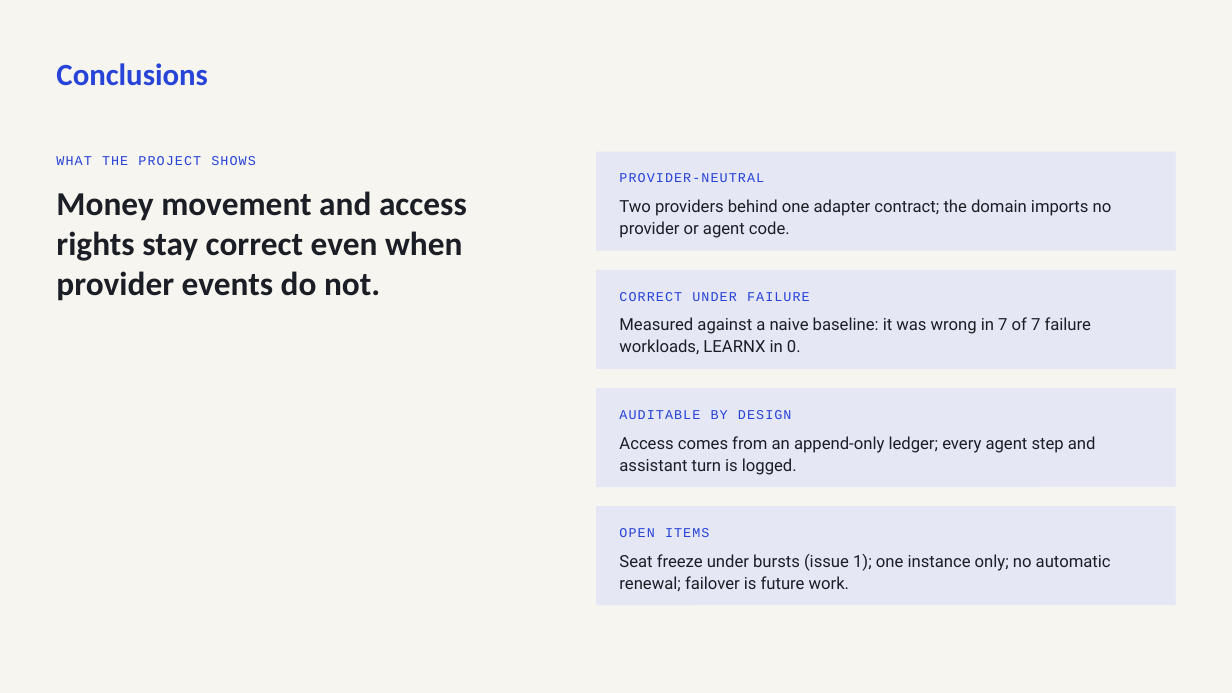
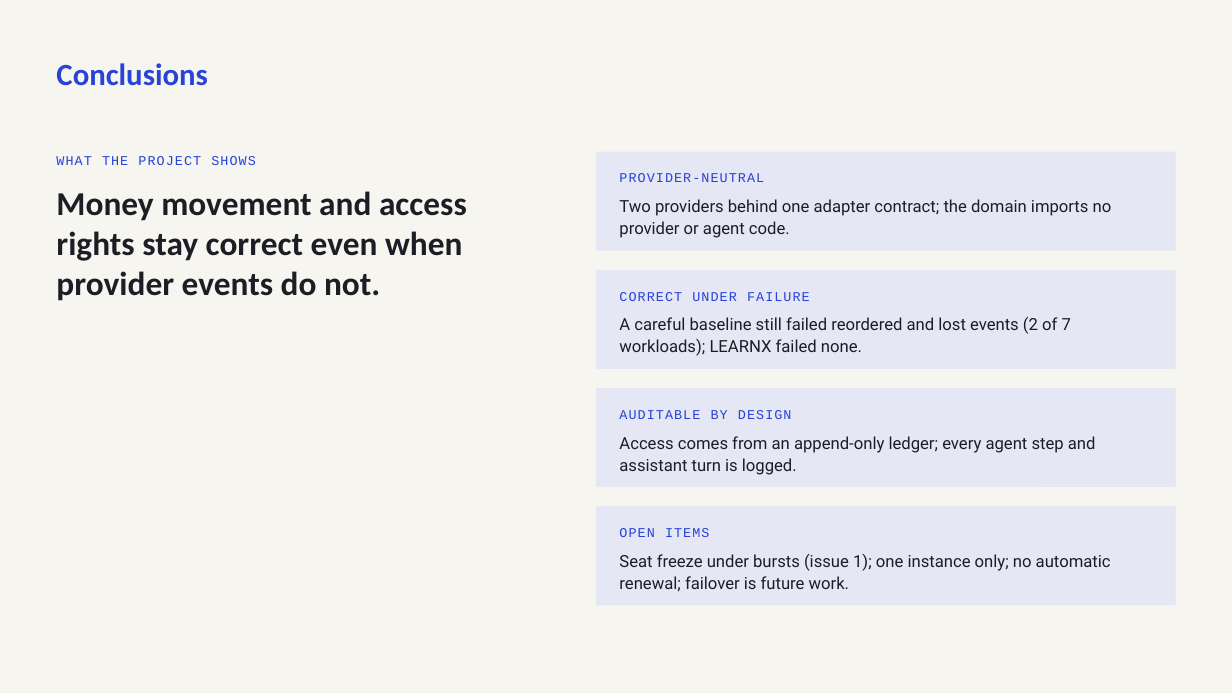
Before and after one commit to ANKITHDEEGOJU/proj-pic, a slide deck: slide 19 of docs/Final_Presentation.pptx. Drawn at 1232x693 pixels with LibreOffice and Linux fonts; fonts in the diff are those of the drawing. Boxes give left, top, right and bottom in pixels: in the first picture for what was removed or moved away, otherwise in the second. Text is boxed around its words. In the diff, an @@ line names an element or a change of style, - is before the commit and + after.

Commit message:
Evaluation: add a careful baseline next to the naive one; update report, ADR-032, slides

```diff
--- a/docs/Final_Presentation.pptx
+++ b/docs/Final_Presentation.pptx
@@ text at [619,317,1071,356]: text changed @@
-Measured against a naive baseline: it was wrong in 7 of 7 failure workloads, LEARNX in 0.
+A careful baseline still failed reordered and lost events (2 of 7 workloads); LEARNX failed none.
```
Also in this commit, not shown: 2 other slides changed, 14 other files.
